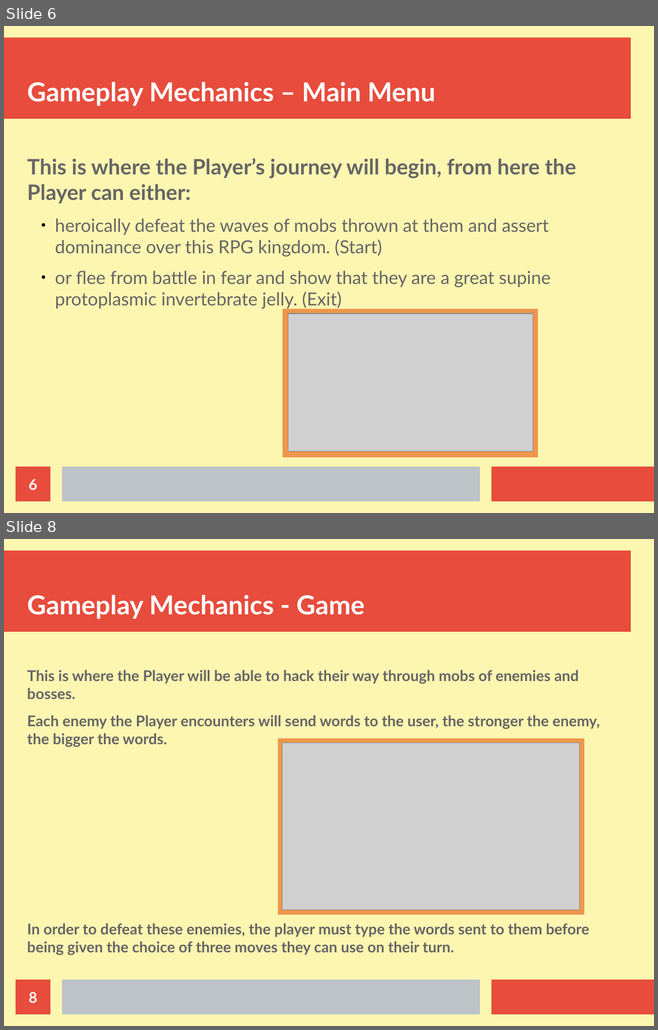
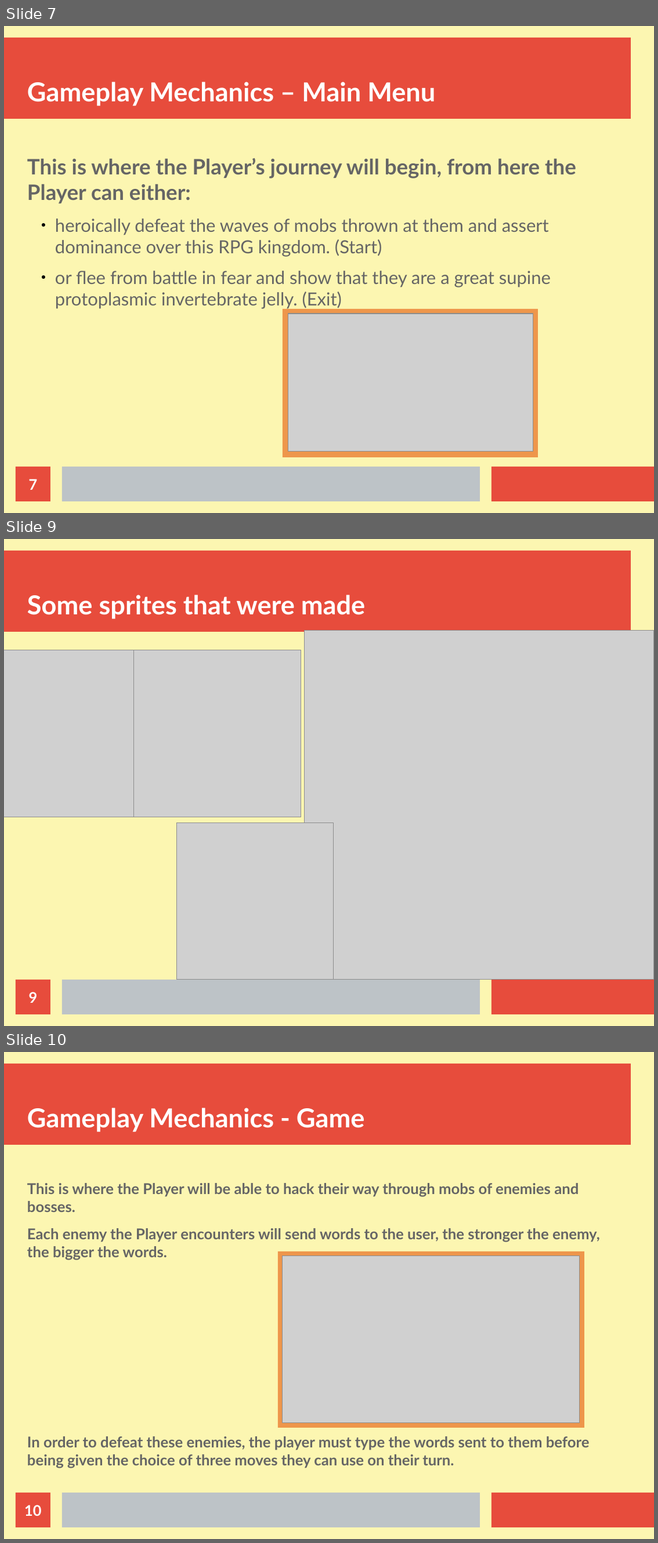
Before and after one commit to yigityazicilar/Stacshack_Infidels, a slide deck: core/src/Presentation.odp. Shown one above the other, each under a label of ours: slides 6 and 8 before the commit, slides 7, 9 and 10 after it; the slides between them are not shown. The pictures are 658x1030 and 658x1543 pixels, drawn with LibreOffice and Linux fonts; fonts in the diff are those of the drawing; grey boxes stand for pictures. Boxes give left, top, right and bottom in pixels: in the first picture for what was removed or moved away, otherwise in the second. Text is boxed around its words. In the diff, an @@ line names an element or a change of style, - is before the commit and + after.

```diff
--- a/core/src/Presentation.odp
+++ b/core/src/Presentation.odp
@@ slide 9 added at [4, 539, 654, 1026], background #FCF6B1; not listed: 3 template elements that a slide beside it also shows @@
@@ title added at [27, 595, 365, 619], 32 pt, text #FFFFFF, bold @@
+Some sprites that were made
@@ picture added at [304, 631, 654, 980] @@
@@ picture added at [4, 650, 157, 817] @@
@@ picture added at [134, 650, 300, 817] @@
@@ picture added at [176, 823, 333, 980] @@
@@ page number added at [16, 980, 50, 1015], fill #E74C3C, 18 pt, text #FFFFFF, bold @@
+9
@@ what was slide 6 is now slide 7 @@
@@ page number at [29, 479, 38, 490]: text changed @@
-6
+7
@@ what was slide 8 is now slide 10 @@
@@ page number at [24, 1505, 41, 1516]: text changed @@
-8
+10
```
Also in this commit, not shown: 1 slide changed, 3 other files.
